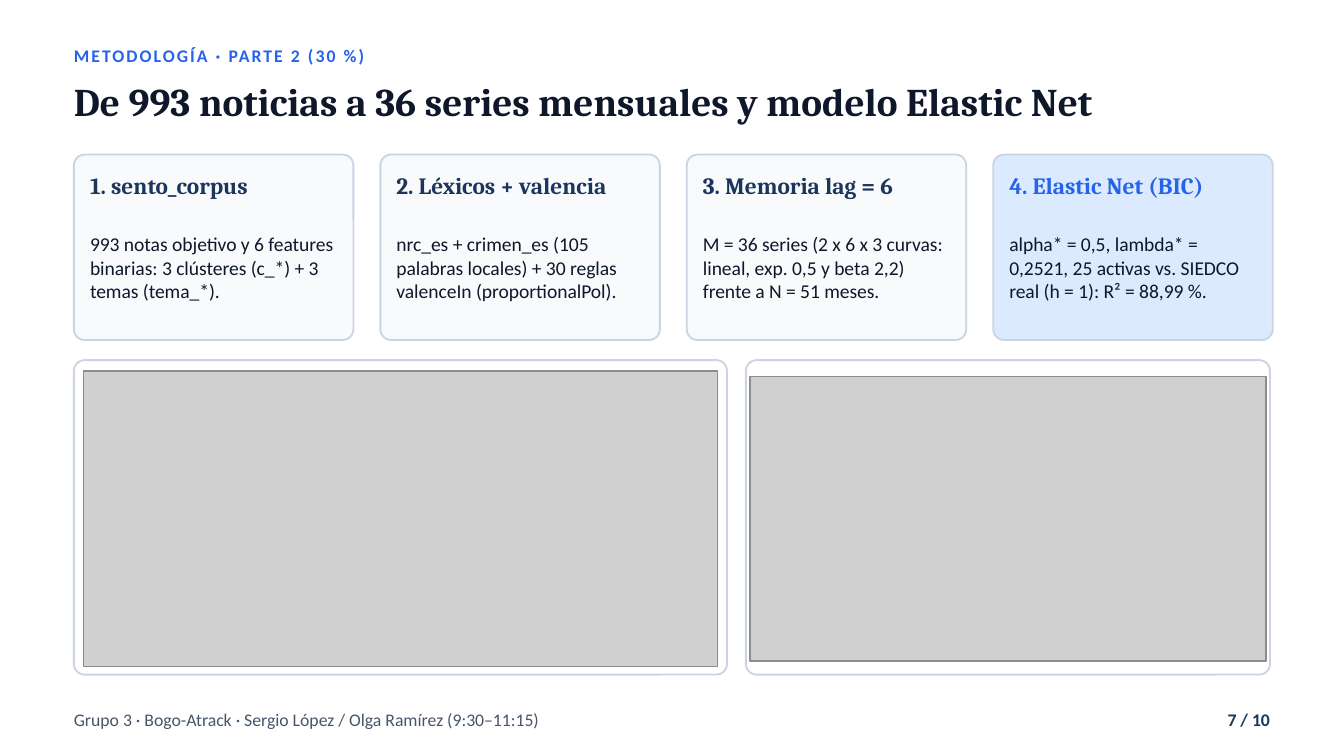
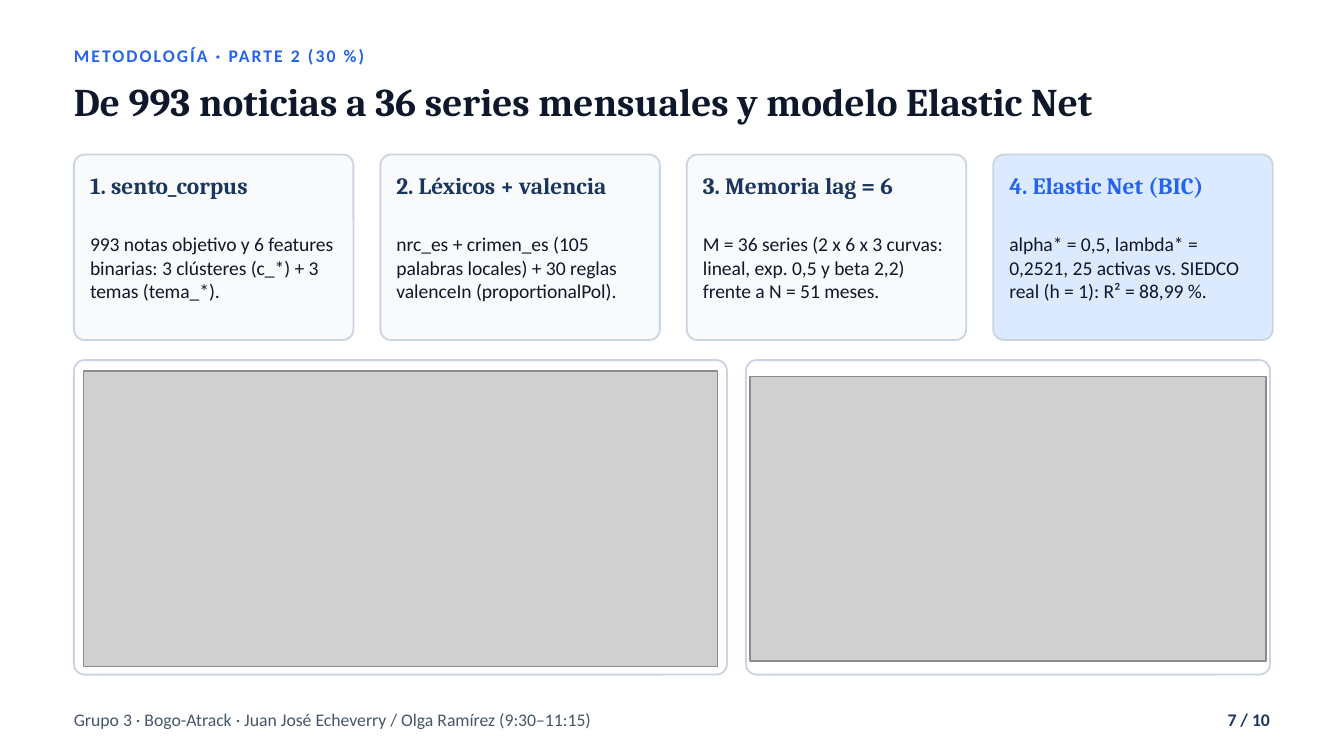
Before and after one commit to juanjo-edm/Repo_Entrega_Final_Taller_R, a slide deck: slide 7 of output/entregas/03_presentacion_plenaria/presentacion_grupo_3.pptx. Drawn at 1344x756 pixels with LibreOffice and Linux fonts; fonts in the diff are those of the drawing; grey boxes stand for pictures. Boxes give left, top, right and bottom in pixels: in the first picture for what was removed or moved away, otherwise in the second. Text is boxed around its words. In the diff, an @@ line names an element or a change of style, - is before the commit and + after.

Commit message:
docs(presentacion,guias): intercambia turnos de Juan Jose (K-Means/sentometrics) y Sergio (Shiny/cierre)

```diff
--- a/output/entregas/03_presentacion_plenaria/presentacion_grupo_3.pptx
+++ b/output/entregas/03_presentacion_plenaria/presentacion_grupo_3.pptx
@@ text at <box>74,713,591,729</box>: text changed @@
-Grupo 3 · Bogo-Atrack · Sergio López / Olga Ramírez (9:30–11:15)
+Grupo 3 · Bogo-Atrack · Juan José Echeverry / Olga Ramírez (9:30–11:15)
```
Also in this commit, not shown: 4 other slides changed, 8 other files.
